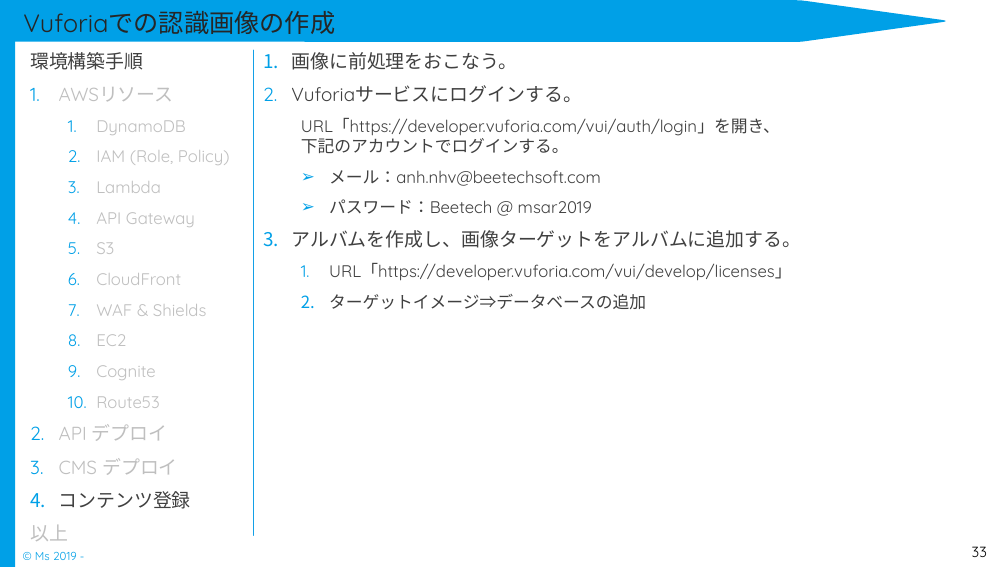
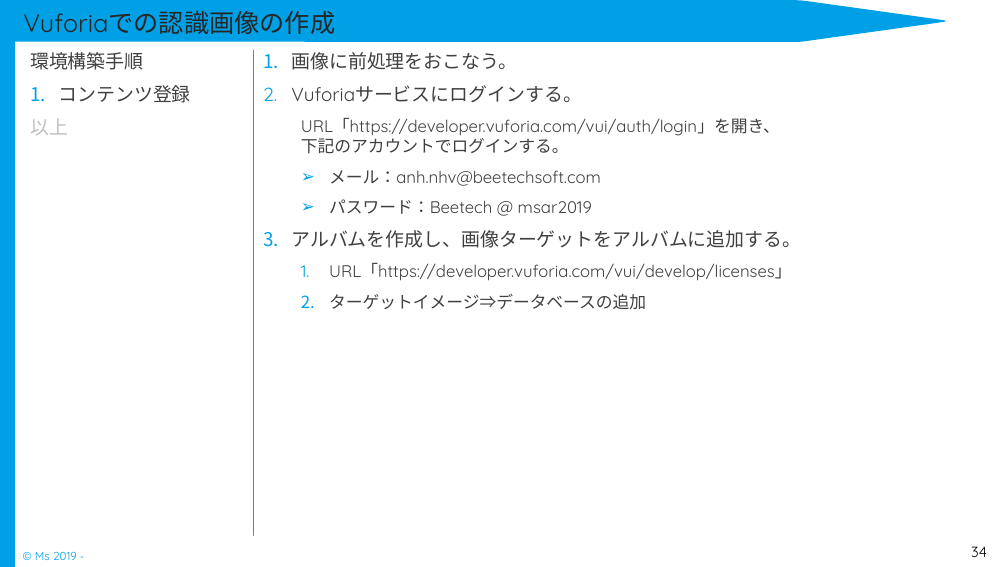
Before and after one commit to Rie-Ishimura/https-github.com-uetomae-msar_Documents_1, a slide deck: slide 34 of 04.環境構築/インフラ/msar_環境構築手順書.pptx (slide 33 before the commit). Drawn at 1008x567 pixels with LibreOffice and Linux fonts; fonts in the diff are those of the drawing. Boxes give left, top, right and bottom in pixels: in the first picture for what was removed or moved away, otherwise in the second. Text is boxed around its words. In the diff, an @@ line names an element or a change of style, - is before the commit and + after.

```diff
--- a/04.環境構築/インフラ/msar_環境構築手順書.pptx
+++ b/04.環境構築/インフラ/msar_環境構築手順書.pptx
@@ text at (59,87,230,475): paragraphs removed @@
-1. AWSリソース
-  1. DynamoDB
-  2. IAM (Role, Policy)
-  3. Lambda
-  4. API Gateway
-  5. S3
-  6. CloudFront
-  7. WAF & Shields
-  8. EC2
-  9. Cognite
-  10. Route53
-2. API デプロイ
-3. CMS デプロイ
@@ page number at (971,546,987,557): text changed @@
-33
+34
```
Also in this commit, not shown: 24 other slides changed, 1 slide added, 1 other file.
